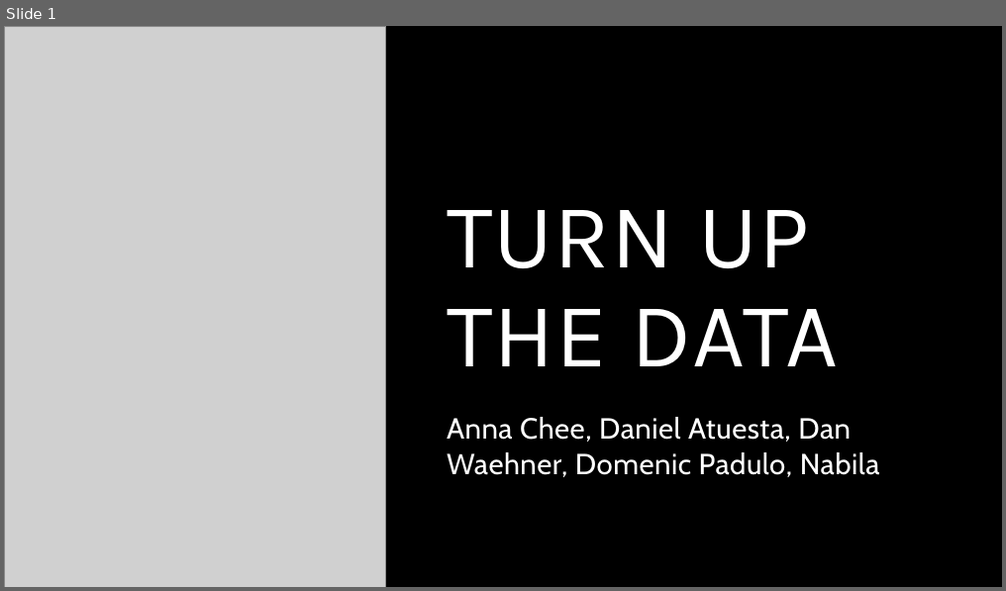
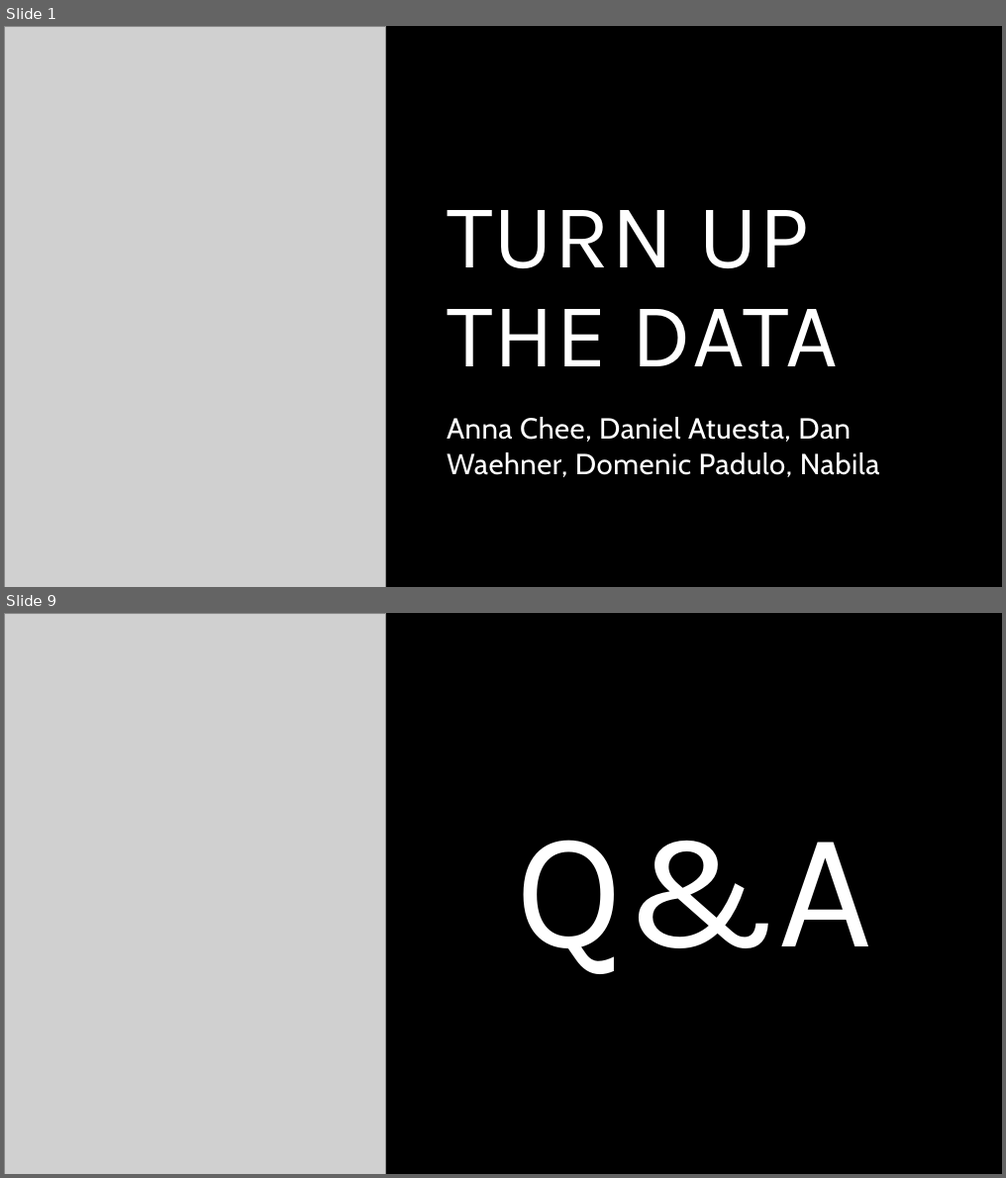
Before and after one commit to shchee5/TurnUptheData, a slide deck: Turn Up The Data.pptx. Shown one above the other, each under a label of ours: slide 1 before the commit, slides 1 and 9 after it; the slides between them are not shown. The pictures are 1006x591 and 1006x1178 pixels, drawn with LibreOffice and Linux fonts; fonts in the diff are those of the drawing; grey boxes stand for pictures. Boxes give left, top, right and bottom in pixels: in the first picture for what was removed or moved away, otherwise in the second. Text is boxed around its words. In the diff, an @@ line names an element or a change of style, - is before the commit and + after.

```diff
--- a/Turn Up The Data.pptx
+++ b/Turn Up The Data.pptx
@@ slide 9 added at (4,613,1002,1174), background #FFFFFF; not listed: 1 template element that a slide beside it also shows @@
@@ rectangle added at (4,613,1001,1174), fill #FFFFFF @@
@@ picture added at (5,613,386,1174) @@
@@ rectangle added at (385,613,1002,1174), fill #000000 @@
@@ title added at (515,840,873,974), 160 pt, text #FFFFFF @@
+Q&A
```
Also in this commit, not shown: 1 slide changed, 6 other slides added, 2 slides removed.
